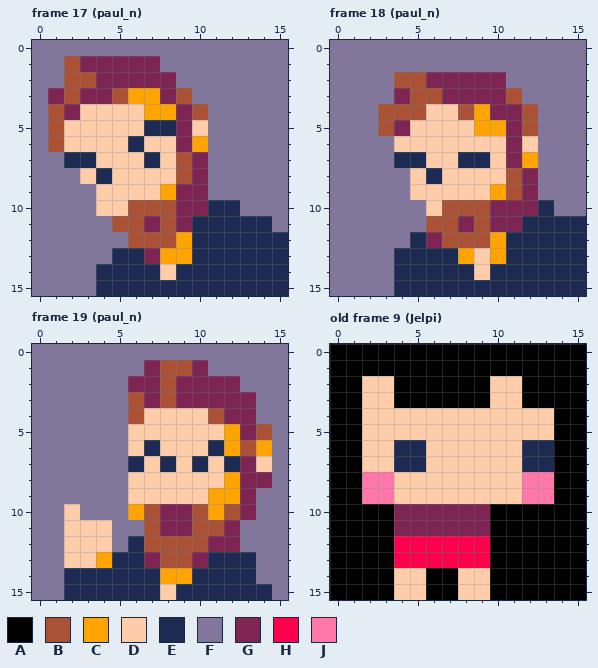
File history of a pixel-art file, pdp_portraits.aseprite. The picture above was drawn from the file before the commit.
16x16 pixels, 20 frames. Shown: frame 17 (paul_n), frame 18 (paul_n), frame 19 (paul_n), old frame 9 (Jelpi). The commit also changed other frames, which this record leaves out.
Palette (. is transparent): A #000000  B #ab5236  C #ffa300  D #ffccaa  E #1d2b53  F #83769c  G #7e2553  H #ff004d  J #ff77a8
Pixels before, frame 17 (paul_n), first column x 0:
 0 FFFFFFFFFFFFFFFF
 1 FFBGGGGGFFFFFFFF
 2 FFBBGGGGGFFFFFFF
 3 FGBGGBCCGBFFFFFF
 4 FBGDDDDCCGBFFFFF
 5 FBDDDDDEEGDFFFFF
 6 FBDDDDEDDGCFFFFF
 7 FFEEDDDEDBGFFFFF
 8 FFFDEDDDDBGFFFFF
 9 FFFFDDDDCGGFFFFF
10 FFFFDDBBBGGEEFFF
11 FFFFFBBGBGEEEEEF
12 FFFFFFBBBCEEEEEE
13 FFFFFEEGCCEEEEEE
14 FFFFEEEEDEEEEEEE
15 FFFFEEEEEEEEEEEE
Pixels before, frame 18 (paul_n), first column x 0:
 0 FFFFFFFFFFFFFFFF
 1 FFFFFFFFFFFFFFFF
 2 FFFFBBGGGGGFFFFF
 3 FFFFGBBGGGGBFFFF
 4 FFFBBBDDBCGGBFFF
 5 FFFBGDDDDCCGBFFF
 6 FFFFDDDDDDDGDFFF
 7 FFFFEEDDEEDGCFFF
 8 FFFFFDEDDDDBGFFF
 9 FFFFFDDDDDCBGFFF
10 FFFFFFDBBBGGGEFF
11 FFFFFFBBGBGGEEEE
12 FFFFFEGBBBCEEEEE
13 FFFFEEEECDCEEEEE
14 FFFFEEEEEDEEEEEE
15 FFFFEEEEEEEEEEEE
Pixels before, frame 19 (paul_n), first column x 0:
 0 FFFFFFFFFFFFFFFF
 1 FFFFFFFGBBGFFFFF
 2 FFFFFFGGBGGGGFFF
 3 FFFFFFBGBGGGGGFF
 4 FFFFFFBDDDDBGGFF
 5 FFFFFFDDDDDDCGBF
 6 FFFFFFDEDDDECBCF
 7 FFFFFFEDEDEDEGDF
 8 FFFFFFDDDDDDCGGF
 9 FFFFFFDDDDDCCGFF
10 FFDFFFCBGGBCBGFF
11 FFDDDFFBGGBBGFFF
12 FFDDDFEBBBBGGFFF
13 FFDDCEEGBBGEEEFF
14 FFEEEEEECCEEEEFF
15 FFEEEEEEDEEEEEEF
Pixels before, old frame 9 (Jelpi), first column x 0:
 0 AAAAAAAAAAAAAAAA
 1 AAAAAAAAAAAAAAAA
 2 AADDAAAAAADDAAAA
 3 AADDAAAAAADDAAAA
 4 AADDDDDDDDDDDDAA
 5 AADDDDDDDDDDDDAA
 6 AADDEEDDDDDDEEAA
 7 AADDEEDDDDDDEEAA
 8 AAJJDDDDDDDDJJAA
 9 AAJJDDDDDDDDJJAA
10 AAAAGGGGGGAAAAAA
11 AAAAGGGGGGAAAAAA
12 AAAAHHHHHHAAAAAA
13 AAAAHHHHHHAAAAAA
14 AAAADDAADDAAAAAA
15 AAAADDAADDAAAAAA
The result:
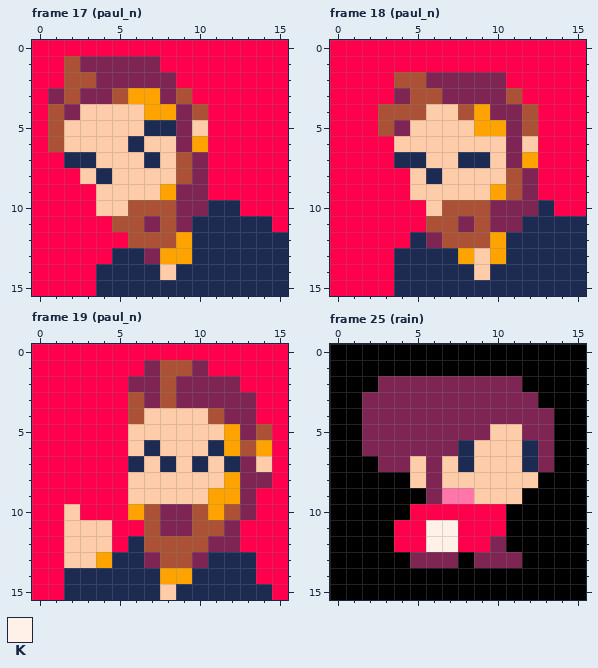
Colours new in this view: K #fff1e8
A new or re-ordered frame is compared with the old frame closest to it.
Changes in this commit:
frames 20 -> 28
frames re-ordered
Frame 17 (paul_n), layer "Layer 1":
y 0: x 0..15 FFFFFFFFFFFFFFFF -> HHHHHHHHHHHHHHHH
y 1: x 0..1 FF -> HH; x 8..15 FFFFFFFF -> HHHHHHHH
y 2: x 0..1 FF -> HH; x 9..15 FFFFFFF -> HHHHHHH
y 3: x 0 F -> H; x 10..15 FFFFFF -> HHHHHH
y 4..6: x 0 F -> H; x 11..15 FFFFF -> HHHHH
y 7: x 0..1 FF -> HH; x 11..15 FFFFF -> HHHHH
y 8: x 0..2 FFF -> HHH; x 11..15 FFFFF -> HHHHH
y 9: x 0..3 FFFF -> HHHH; x 11..15 FFFFF -> HHHHH
y 10: x 0..3 FFFF -> HHHH; x 13..15 FFF -> HHH
y 11: x 0..4 FFFFF -> HHHHH; x 15 F -> H
y 12: x 0..5 FFFFFF -> HHHHHH
y 13: x 0..4 FFFFF -> HHHHH
y 14..15: x 0..3 FFFF -> HHHH
Frame 18 (paul_n), layer "Layer 1":
y 0..1: x 0..15 FFFFFFFFFFFFFFFF -> HHHHHHHHHHHHHHHH
y 2: x 0..3 FFFF -> HHHH; x 11..15 FFFFF -> HHHHH
y 3: x 0..3 FFFF -> HHHH; x 12..15 FFFF -> HHHH
y 4..5: x 0..2 FFF -> HHH; x 13..15 FFF -> HHH
y 6..7: x 0..3 FFFF -> HHHH; x 13..15 FFF -> HHH
y 8..9: x 0..4 FFFFF -> HHHHH; x 13..15 FFF -> HHH
y 10: x 0..5 FFFFFF -> HHHHHH; x 14..15 FF -> HH
y 11: x 0..5 FFFFFF -> HHHHHH
y 12: x 0..4 FFFFF -> HHHHH
y 13..15: x 0..3 FFFF -> HHHH
Frame 19 (paul_n), layer "Layer 1":
y 0: x 0..15 FFFFFFFFFFFFFFFF -> HHHHHHHHHHHHHHHH
y 1: x 0..6 FFFFFFF -> HHHHHHH; x 11..15 FFFFF -> HHHHH
y 2: x 0..5 FFFFFF -> HHHHHH; x 13..15 FFF -> HHH
y 3..4: x 0..5 FFFFFF -> HHHHHH; x 14..15 FF -> HH
y 5..8: x 0..5 FFFFFF -> HHHHHH; x 15 F -> H
y 9: x 0..5 FFFFFF -> HHHHHH; x 14..15 FF -> HH
y 10: x 0..1 FF -> HH; x 3..5 FFF -> HHH; x 14..15 FF -> HH
y 11: x 0..1 FF -> HH; x 5..6 FF -> HH; x 13..15 FFF -> HHH
y 12: x 0..1 FF -> HH; x 5 F -> H; x 13..15 FFF -> HHH
y 13..14: x 0..1 FF -> HH; x 14..15 FF -> HH
y 15: x 0..1 FF -> HH; x 15 F -> H
Frame 25 (rain) is new; against old frame 9 (Jelpi), layer "Layer 1":
y 2: x 2..11 DDAAAAAADD -> AGGGGGGGGG
y 3: x 2..12 DDAAAAAADDA -> GGGGGGGGGGG
y 4: x 2..13 DDDDDDDDDDDD -> GGGGGGGGGGGG
y 5: x 2..9 DDDDDDDD -> GGGGGGGG; x 12..13 DD -> GG
y 6: x 2..8 DDEEDDD -> GGGGGGE; x 13 E -> G
y 7: x 2..6 DDEED -> AGGDG; x 8 D -> E; x 13 E -> G
y 8: x 2..4 JJD -> AAA; x 6 D -> G; x 12..13 JJ -> DA
y 9: x 2..8 JJDDDDD -> AAAAGJJ; x 12..13 JJ -> AA
y 10: x 4..10 GGGGGGA -> AHHHHHH
y 11: x 4..10 GGGGGGA -> HHKKHHH
y 12: x 6..7 HH -> KK; x 10 A -> G
y 13: x 4..11 HHHHHHAA -> AGGGAGGG
y 14..15: x 4..5 DD -> AA; x 8..9 DD -> AA
